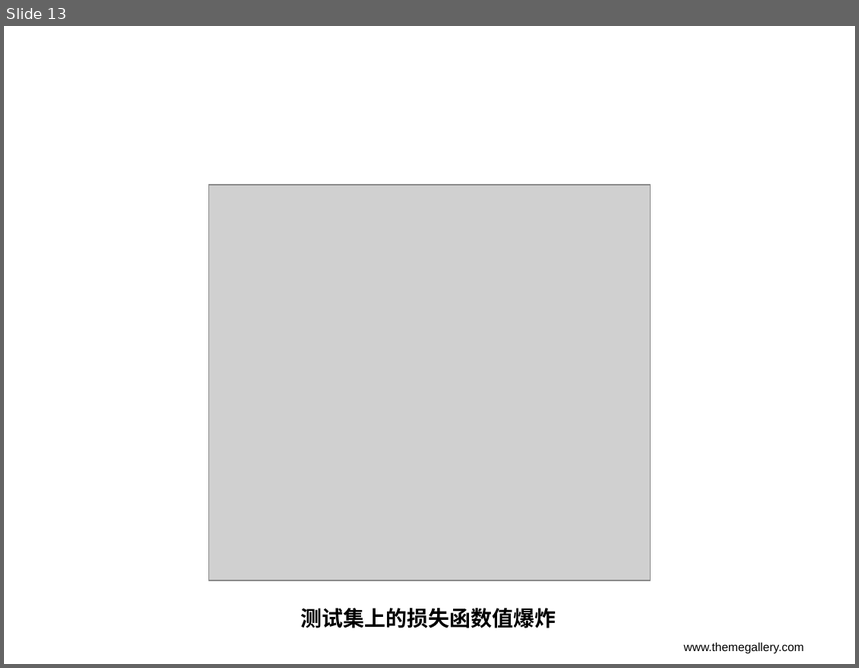
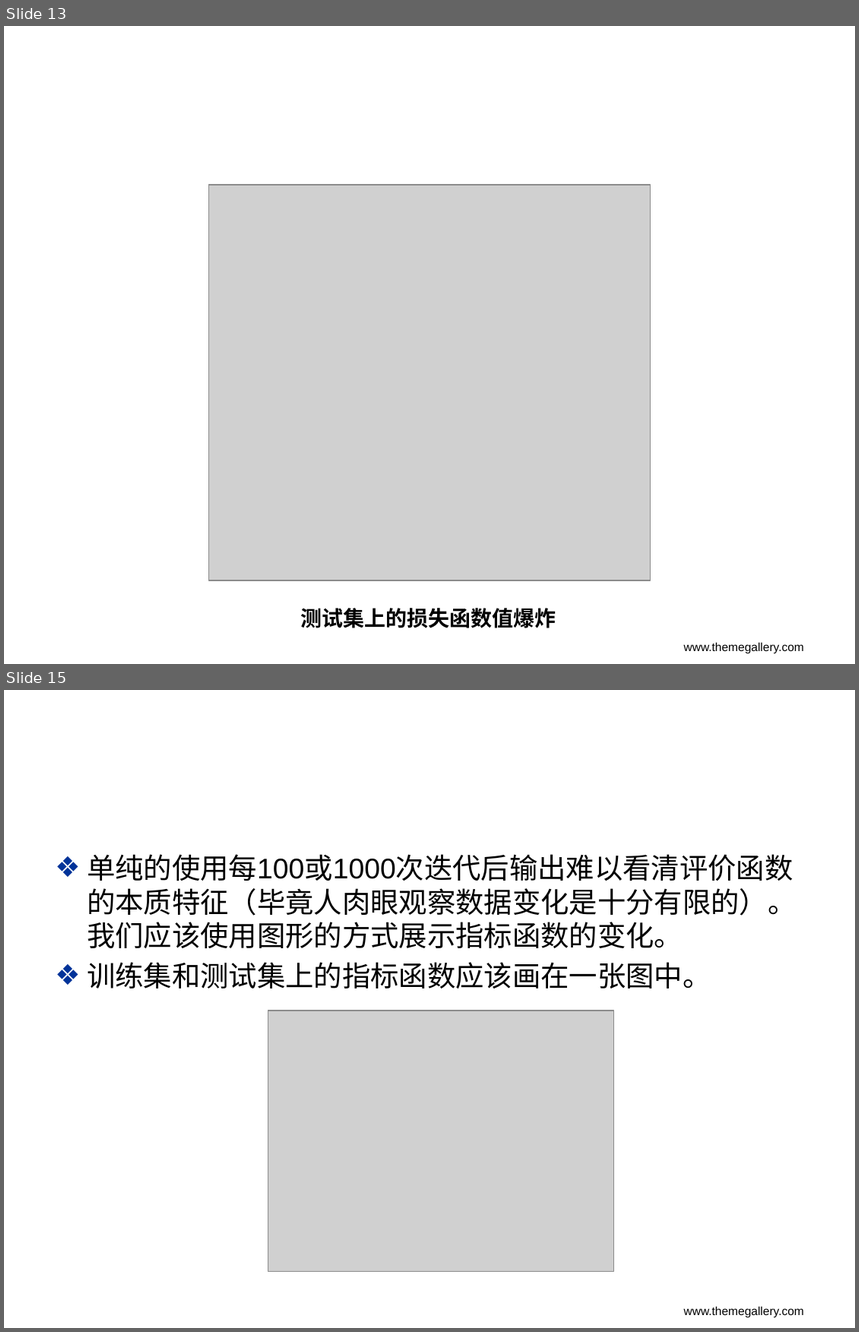
Before and after one commit to Asurada2015/Test, a slide deck: Prediction based on convolutional neural network/worklog/Deeplearning tricks.pptx. Shown one above the other, each under a label of ours: slide 13 before the commit, slides 13 and 15 after it; the slides between them are not shown. The pictures are 859x668 and 859x1332 pixels, drawn with LibreOffice and Linux fonts; fonts in the diff are those of the drawing; grey boxes stand for pictures; background and template pictures are left out. Boxes give left, top, right and bottom in pixels: in the first picture for what was removed or moved away, otherwise in the second. Text is boxed around its words. In the diff, an @@ line names an element or a change of style, - is before the commit and + after.

```diff
--- a/Prediction based on convolutional neural network/worklog/Deeplearning tricks.pptx
+++ b/Prediction based on convolutional neural network/worklog/Deeplearning tricks.pptx
@@ slide 15 added at <box>4,690,855,1328</box>, background picture (left out) @@
@@ text added at <box>87,854,796,989</box>, 24 pt, text #000000 @@
+❖ 单纯的使用每100或1000次迭代后输出难以看清评价函数的本质特征（毕竟人肉眼观察数据变化是十分有限的）。我们应该使用图形的方式展示指标函数的变化。
+❖ 训练集和测试集上的指标函数应该画在一张图中。
@@ title added at <box>87,888,796,916</box>, 32 pt, text #FFFFFF, bold @@
+可视化分析
@@ picture added at <box>268,1011,614,1272</box> @@
@@ text added at <box>684,1306,804,1319</box>, 10 pt, text #000000 @@
+www.themegallery.com
```
Also in this commit, not shown: 1 slide changed, 9 other slides added, 1 other file.
